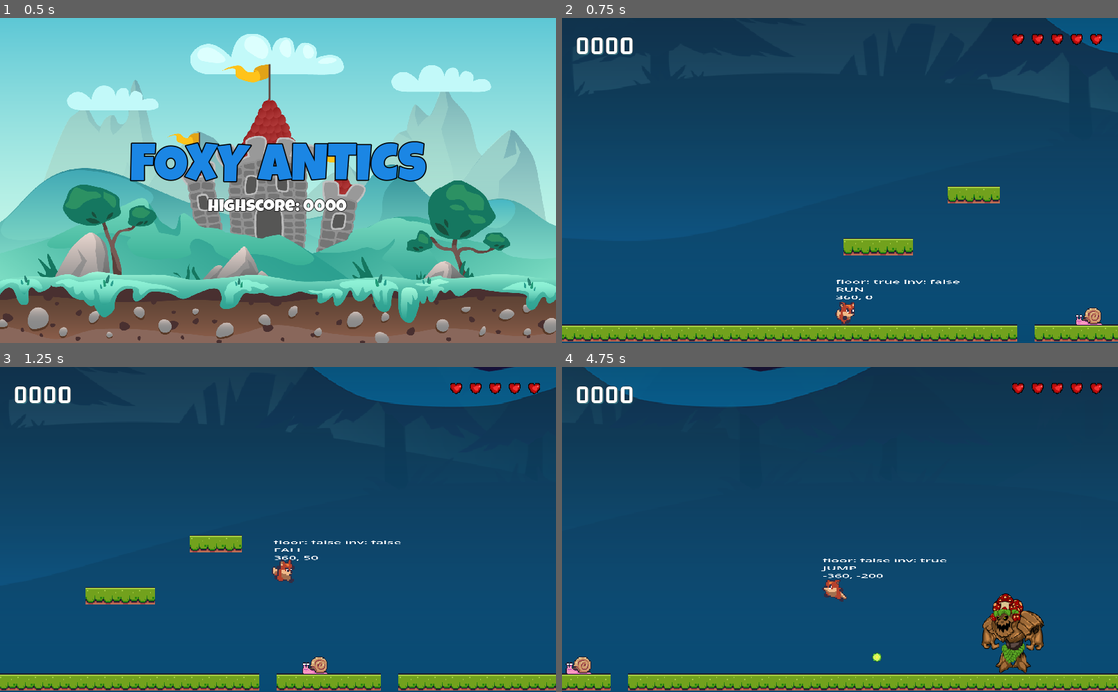
Above: before the commit, frames 1-4 (two rows, left to right).
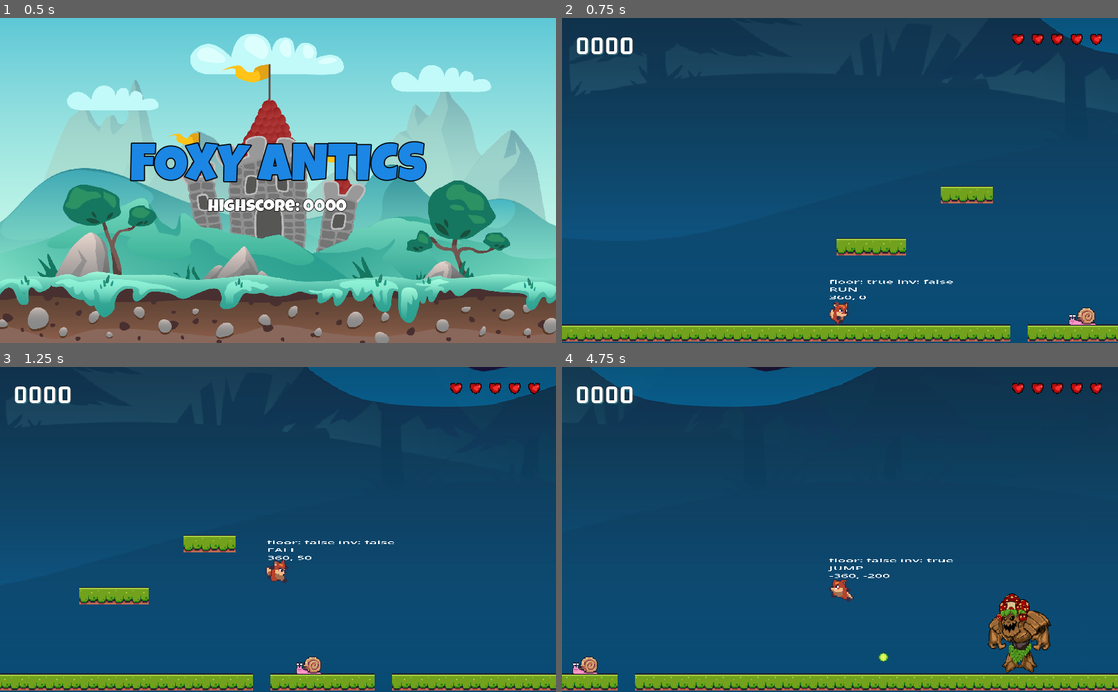
Above: after the commit, the same moments.

Repository: bluewind109/Foxy-Antics
Game: Godot game, scene res://main/main.tscn
Same seed, same stepped clock (60 frames per second), same inputs: the game is played once before the commit and once after it.
Inputs:
- Up to frame 1 (0.5 s): no input
- Up to frame 2 (0.75 s): tap Enter at 0.5 s; hold Right (right) from 0.53 s (still down); tap Space (jump) at 0.6 s
- Up to frame 3 (1.25 s): keep holding Right (right); tap Space (jump) at 0.77, 1.07 s
- Up to frame 4 (4.75 s): tap Ctrl (shoot) at 1.35, 2.85, 4.35 s; tap Space (jump) at 1.52, 1.55, 1.82, 2.1, 3.02, 3.05, 3.32, 3.6, 3.77, 4.07, 4.52, 4.55 s; release Right (right) at 2.03 s; hold Left (left) 2.03-2.78 s; hold Right (right) 2.78-4.28 s; hold Left (left) from 4.28 s (still down)

Frame 1 is identical in both runs. In frame 2, 2.9% of the frame differs, in the area x 0-100%, y 0-100%; in frame 3, 2.9%; in frame 4, 4.4%.

Commit message:
Input check for level complete and game over

Diff:
--- a/checkpoint/checkpoint.gd
+++ b/checkpoint/checkpoint.gd
@@ -17,4 +17,4 @@
 
 
 func _on_area_entered(area):
-	print("Level Complete")
+	SignalManager.on_level_complete.emit()
--- /dev/null
+++ b/hud/hud.gd
@@ -0,0 +1,35 @@
+extends Control
+
+@onready var end_screen = $EndScreen
+@onready var vb_level_complete = $EndScreen/VB_LevelComplete
+@onready var vb_game_over = $EndScreen/VB_GameOver
+
+# Called when the node enters the scene tree for the first time.
+func _ready():
+	SignalManager.on_level_complete.connect(on_level_complete)
+	SignalManager.on_game_over.connect(on_game_over)
+
+
+# Called every frame. 'delta' is the elapsed time since the previous frame.
+func _process(delta):
+	if (vb_level_complete.visible == true):
+		if (Input.is_action_just_pressed("jump") == true):
+			GameManager.load_next_level_scene()
+	elif(vb_game_over.visible == true):
+		if (Input.is_action_just_pressed("jump") == true):
+			GameManager.load_main_scene()
+
+
+func show_hud() -> void:
+	Engine.time_scale = 0
+	end_screen.visible = true
+
+
+func on_level_complete() -> void:
+	show_hud()
+	vb_level_complete.visible = true
+
+
+func on_game_over() -> void:
+	show_hud()
+	vb_game_over.visible = true
--- a/hud/hud.tscn
+++ b/hud/hud.tscn
@@ -1,5 +1,6 @@
-[gd_scene load_steps=5 format=3 uid="uid://einu3no05v7o"]
+[gd_scene load_steps=6 format=3 uid="uid://einu3no05v7o"]
 
+[ext_resource type="Script" path="res://hud/hud.gd" id="1_3o8qj"]
 [ext_resource type="LabelSettings" uid="uid://relqmw8kahmp" path="res://assets/GL_48_white.tres" id="1_fii4c"]
 [ext_resource type="Texture2D" uid="uid://5tv78pr1s0ck" path="res://assets/items/pixel heart 2.png" id="2_lw83m"]
 [ext_resource type="LabelSettings" uid="uid://dc0d2rq3uhg1x" path="res://assets/LG_64_Title.tres" id="3_b1rkf"]
@@ -12,6 +13,7 @@
 anchor_bottom = 1.0
 grow_horizontal = 2
 grow_vertical = 2
+script = ExtResource("1_3o8qj")
 
 [node name="MC" type="MarginContainer" parent="."]
 layout_mode = 1
--- a/level_base/level_base.gd
+++ b/level_base/level_base.gd
@@ -4,7 +4,14 @@
 @onready var player = $Player
 
 func _ready():
-	pass
+	Engine.time_scale = 1
 
-func _physics_process(_delta):
+
+func _process(_delta):
 	player_camera.position = player.position
+
+	#if (Input.is_action_just_pressed("left") == true):
+		#GameManager.load_main_scene()
+		#
+	#if (Input.is_action_just_pressed("right") == true):
+		#GameManager.load_next_level_scene()
--- a/main/main.gd
+++ b/main/main.gd
@@ -9,4 +9,4 @@
 # Called every frame. 'delta' is the elapsed time since the previous frame.
 func _process(delta):
 	if (Input.is_action_just_pressed("jump") == true):
-		GameManager.load_next_level_scene()
+		GameManager.start_game()
--- a/singletons/game_manager.gd
+++ b/singletons/game_manager.gd
@@ -13,12 +13,17 @@
 
 func init_level_scenes() -> void:
 	for ln in range(TOTAL_LEVELS):
-		_level_scenes[ln] = load("res://level_base/levels/level_%s.tscn" % ln)
+		_level_scenes[ln+1] = load("res://level_base/levels/level_%s.tscn" % (ln + 1))
 
 
 func load_main_scene() -> void:
 	_current_level = 0
 	get_tree().change_scene_to_packed(MAIN_SCENE)
+
+
+func start_game() -> void:
+	_current_level = 1
+	get_tree().change_scene_to_packed(_level_scenes[_current_level])
 
 
 func load_next_level_scene() -> void:
@@ -30,3 +35,4 @@
 	_current_level += 1
 	if (_current_level > TOTAL_LEVELS):
 		_current_level = 1
+	print("Level: ", _current_level)
--- a/singletons/signal_manager.gd
+++ b/singletons/signal_manager.gd
@@ -4,3 +4,5 @@
 signal on_pickup_hit(points: int)
 signal on_boss_killed(points: int)
 signal on_player_hit(lives: int)
+signal on_level_complete()
+signal on_game_over()
